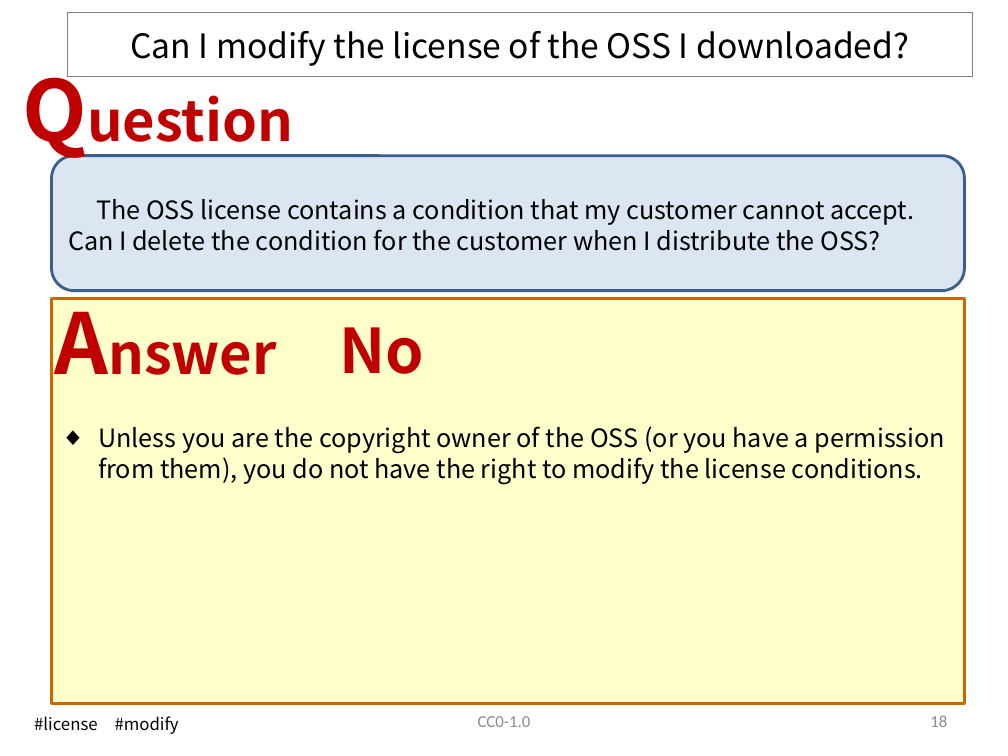
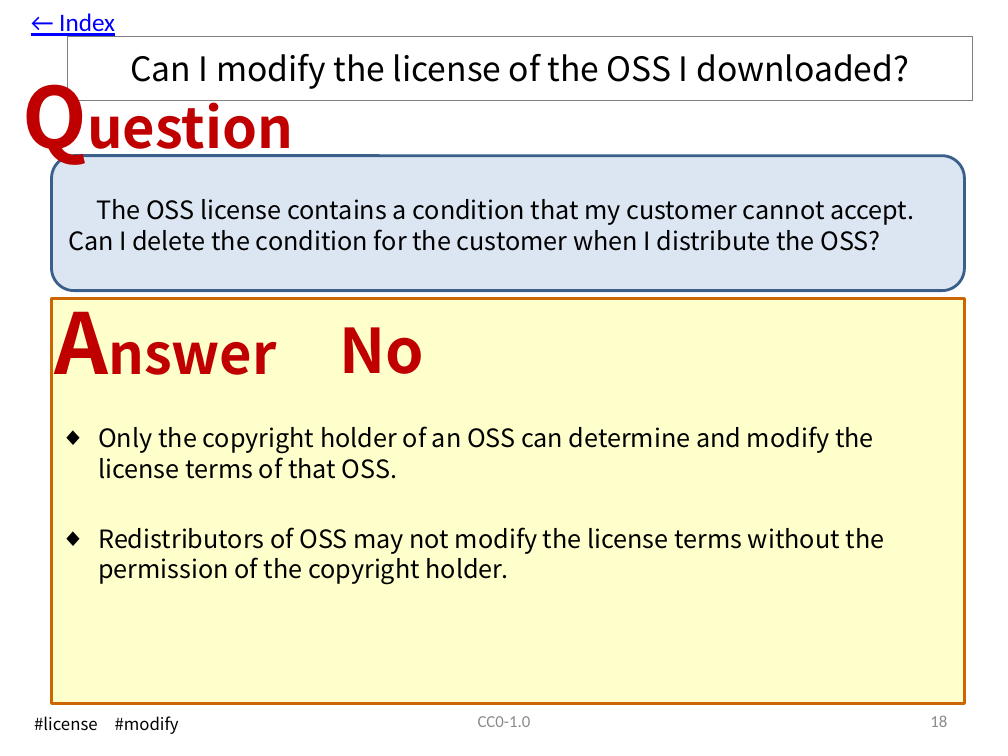
Before and after one commit to OpenChain-Project/OpenChain-JWG, a slide deck: slide 19 of Education_Material/FAQ/Misunderstandings_of_OSS_licenses_CC0.pptx. Drawn at 1008x756 pixels with LibreOffice and Linux fonts; fonts in the diff are those of the drawing. Boxes give left, top, right and bottom in pixels: in the first picture for what was removed or moved away, otherwise in the second. Text is boxed around its words. In the diff, an @@ line names an element or a change of style, - is before the commit and + after.

Commit message:
Update to V7.1. Added a link to the index.

```diff
--- a/Education_Material/FAQ/Misunderstandings_of_OSS_licenses_CC0.pptx
+++ b/Education_Material/FAQ/Misunderstandings_of_OSS_licenses_CC0.pptx
@@ text added at box(59, 13, 115, 38), 18 pt, text #0000FF, underline @@
+← Index
@@ text "Question": place and size @@
-text "Question" at box(12, 52, 322, 164)
+text "Question" at box(12, 59, 322, 171)
@@ title "Can I modify the license ...": place and size @@
-title "Can I modify the license ..." at box(68, 13, 973, 77)
+title "Can I modify the license ..." at box(68, 36, 973, 100)
@@ text at box(98, 426, 885, 585): text changed @@
-◆ Unless you are the copyright owner of the OSS (or you have a permission from them), you do not have the right to modify the license conditions.
+◆ Only the copyright holder of an OSS can determine and modify the license terms of that OSS.
+◆ Redistributors of OSS may not modify the license terms without the permission of the copyright holder.
```
Also in this commit, not shown: 55 other slides changed.
